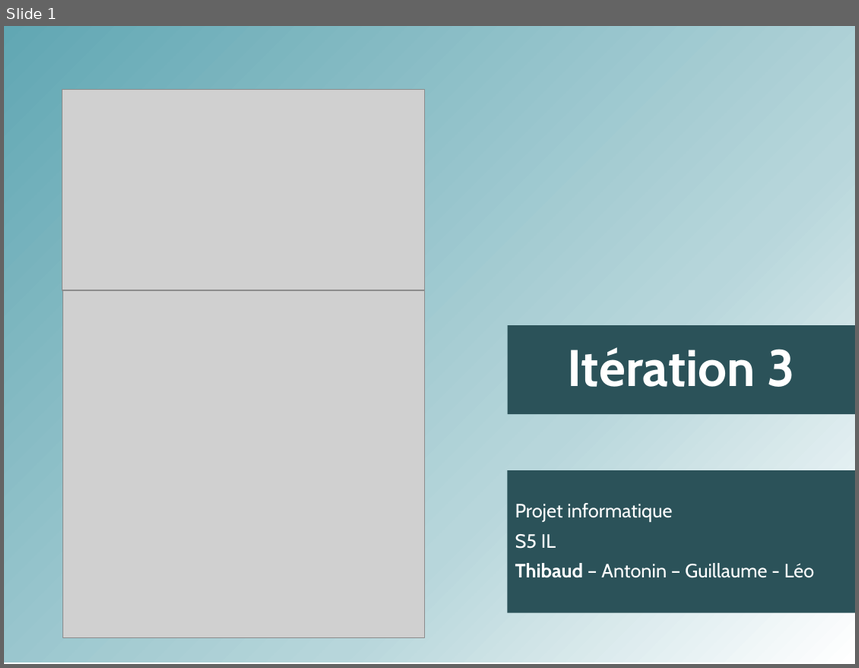
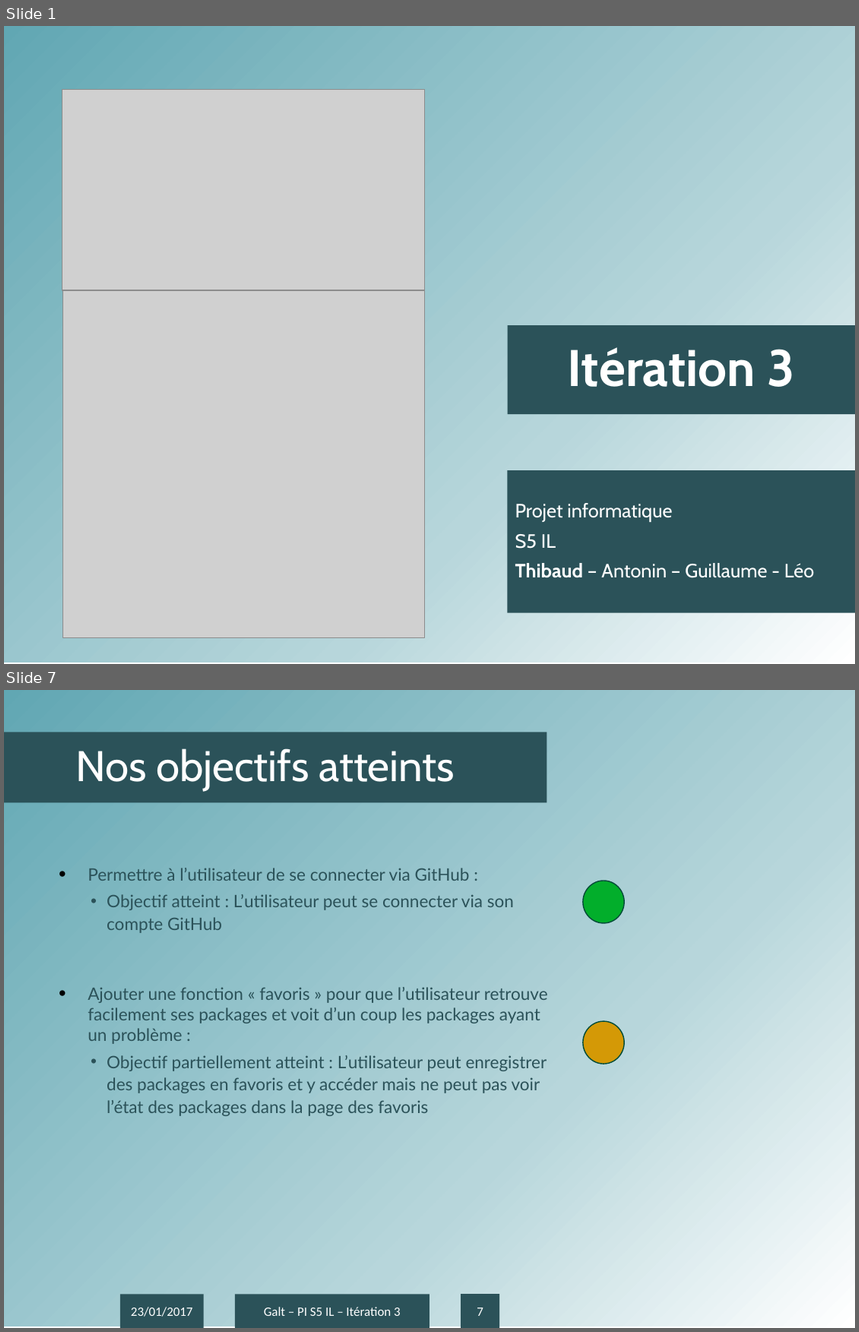
Before and after one commit to antonin-charrier/Project-Galt, a slide deck: Itérations/Présentation IT3.pptx. Shown one above the other, each under a label of ours: slide 1 before the commit, slides 1 and 7 after it; the slides between them are not shown. The pictures are 859x668 and 859x1332 pixels, drawn with LibreOffice and Linux fonts; fonts in the diff are those of the drawing; grey boxes stand for pictures; background and template pictures are left out. Boxes give left, top, right and bottom in pixels: in the first picture for what was removed or moved away, otherwise in the second. Text is boxed around its words. In the diff, an @@ line names an element or a change of style, - is before the commit and + after.

```diff
--- a/Itérations/Présentation IT3.pptx
+++ b/Itérations/Présentation IT3.pptx
@@ slide 7 added at (4,690,855,1328), background #FFFFFF; not listed: 1 template element that a slide beside it also shows @@
@@ title added at (4,733,547,802), fill #2B5259, 40 pt, text #FFFFFF @@
+Nos objectifs atteints
@@ text added at (88,868,514,933), 16 pt, text #2B5259 @@
+• Permettre à l’utilisateur de se connecter via GitHub :
+  • Objectif atteint : L’utilisateur peut se connecter via son compte GitHub
@@ ellipse added at (583,881,624,923), fill #02AE2B, outline #014B38 1 pt @@
@@ text added at (88,987,548,1116), 16 pt, text #2B5259 @@
+• Ajouter une fonction « favoris » pour que l’utilisateur retrouve facilement ses packages et voit d’un coup les packages ayant un problème :
+  • Objectif partiellement atteint : L’utilisateur peut enregistrer des packages en favoris et y accéder mais ne peut pas voir l’état des packages dans la page des favoris
@@ ellipse added at (583,1021,624,1064), fill #D49906, outline #014B38 1 pt @@
@@ rectangle added at (120,1295,204,1328), fill #2B5259, 12 pt, text #FFFFFF @@
+23/01/2017
@@ rectangle added at (235,1295,430,1328), fill #2B5259, 12 pt, text #FFFFFF @@
+Galt – PI S5 IL – Itération 3
@@ page number added at (462,1295,500,1328), fill #2B5259, 12 pt, text #FFFFFF @@
+7
```
Also in this commit, not shown: 3 slides changed, 5 other slides added.
